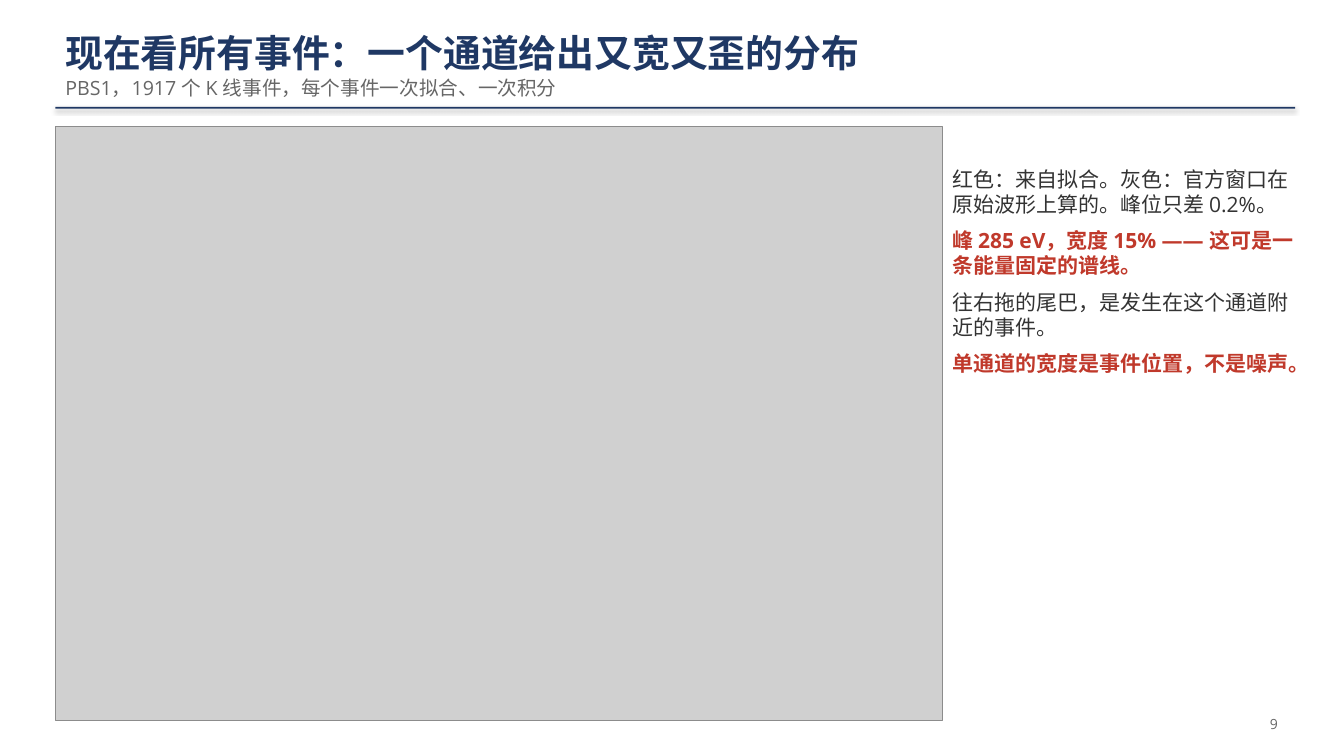
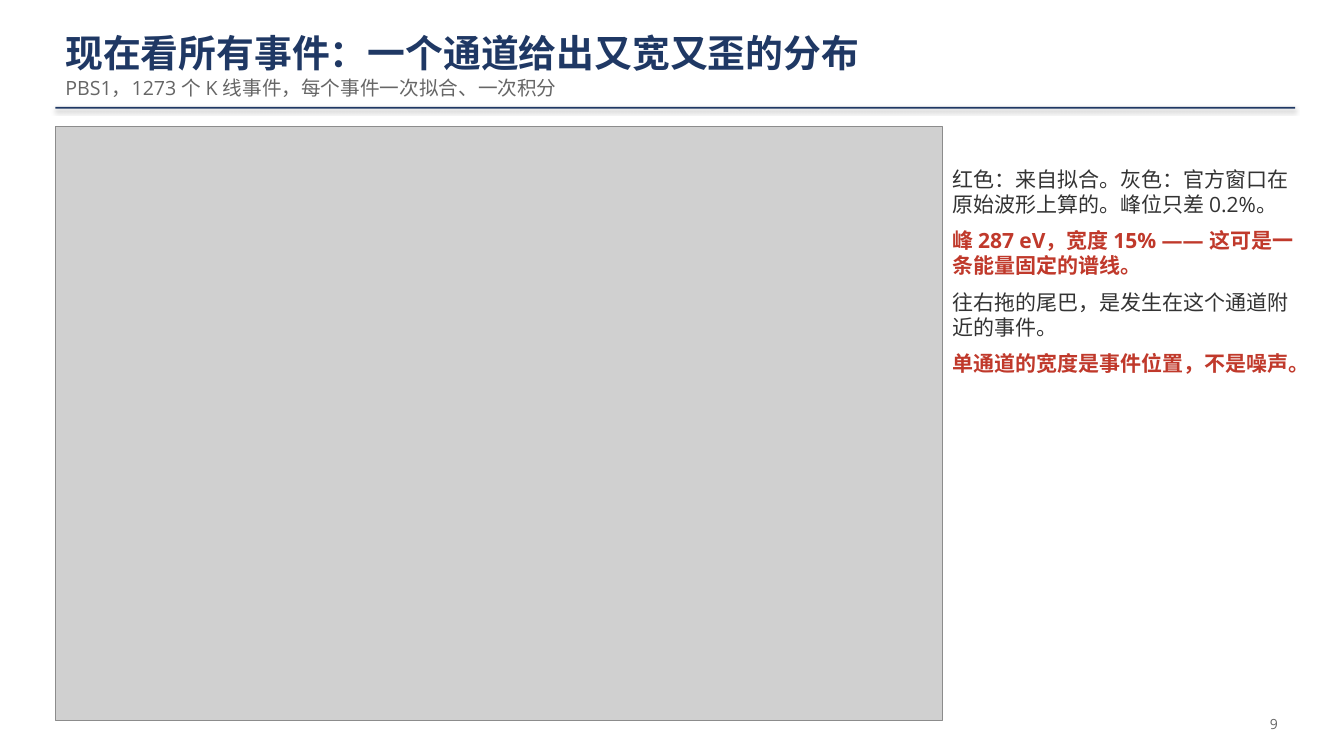
Before and after one commit to ZhihengLi0/urop, a slide deck: slide 9 of snolab_run4_phonon_pulse_analysis/collection_efficiency/presentation/SNOLAB_R4_collection_efficiency_20260910_zh.pptx. Drawn at 1344x756 pixels with LibreOffice and Linux fonts; fonts in the diff are those of the drawing; grey boxes stand for pictures. Boxes give left, top, right and bottom in pixels: in the first picture for what was removed or moved away, otherwise in the second. Text is boxed around its words. In the diff, an @@ line names an element or a change of style, - is before the commit and + after.

```diff
--- a/snolab_run4_phonon_pulse_analysis/collection_efficiency/presentation/SNOLAB_R4_collection_efficiency_20260910_zh.pptx
+++ b/snolab_run4_phonon_pulse_analysis/collection_efficiency/presentation/SNOLAB_R4_collection_efficiency_20260910_zh.pptx
@@ text at box(65, 78, 557, 97): text changed @@
-PBS1，1917 个 K 线事件，每个事件一次拟合、一次积分
+PBS1，1273 个 K 线事件，每个事件一次拟合、一次积分
@@ text at box(952, 227, 1293, 275): text changed @@
-峰 285 eV，宽度 15% —— 这可是一条能量固定的谱线。
+峰 287 eV，宽度 15% —— 这可是一条能量固定的谱线。
```
Also in this commit, not shown: 6 other slides changed, 31 other files.
